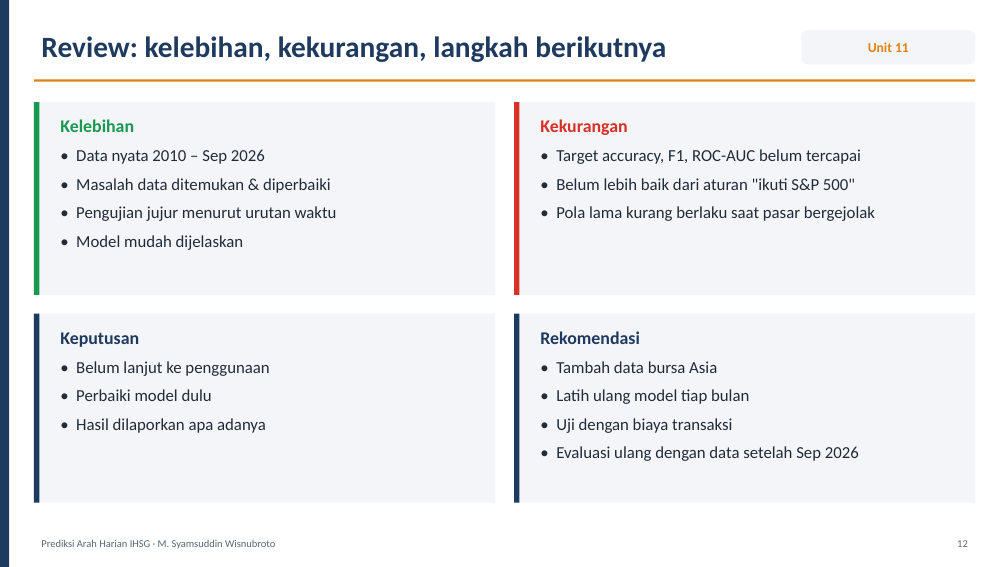
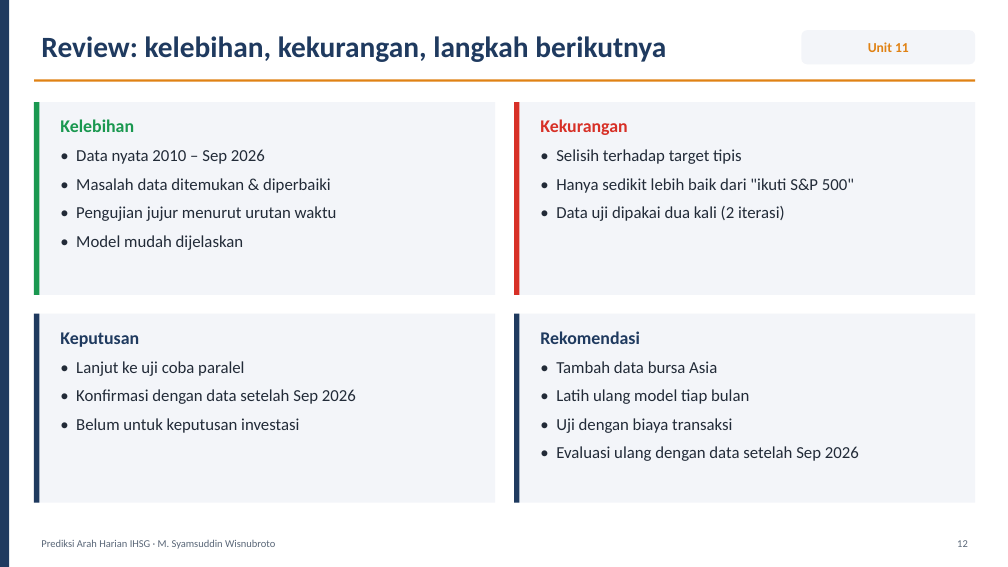
Before and after one commit to syamsuddinexcellent/portfolio-ilmuwan-data, a slide deck: slide 12 of presentation/Presentasi_Ilmuwan_Data_Syamsuddin_Wisnubroto.pptx. Drawn at 1008x567 pixels with LibreOffice and Linux fonts; fonts in the diff are those of the drawing. Boxes give left, top, right and bottom in pixels: in the first picture for what was removed or moved away, otherwise in the second. Text is boxed around its words. In the diff, an @@ line names an element or a change of style, - is before the commit and + after.

```diff
--- a/presentation/Presentasi_Ilmuwan_Data_Syamsuddin_Wisnubroto.pptx
+++ b/presentation/Presentasi_Ilmuwan_Data_Syamsuddin_Wisnubroto.pptx
@@ text at bbox=[556, 149, 854, 221]: text changed @@
-• Target accuracy, F1, ROC-AUC belum tercapai
-• Belum lebih baik dari aturan "ikuti S&P 500"
-• Pola lama kurang berlaku saat pasar bergejolak
+• Selisih terhadap target tipis
+• Hanya sedikit lebih baik dari "ikuti S&P 500"
+• Data uji dipakai dua kali (2 iterasi)
@@ text at bbox=[76, 361, 356, 433]: text changed @@
-• Belum lanjut ke penggunaan
-• Perbaiki model dulu
-• Hasil dilaporkan apa adanya
+• Lanjut ke uji coba paralel
+• Konfirmasi dengan data setelah Sep 2026
+• Belum untuk keputusan investasi
```
Also in this commit, not shown: 8 other slides changed, 36 other files.
